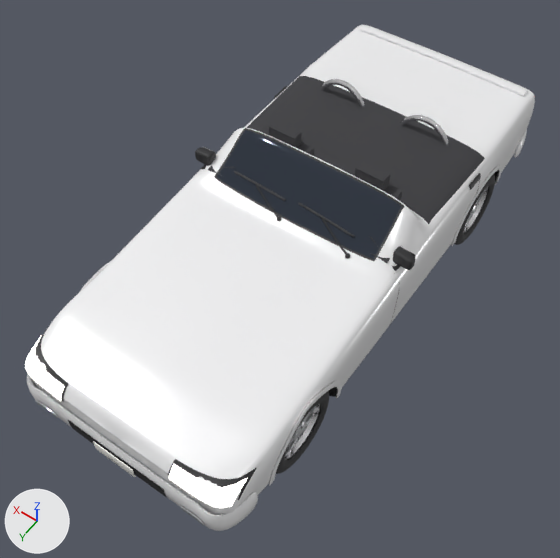
An edit to the glTF model cars/s2000.glb, drawn before and after from the same camera.
Before and after are seen from a 50 mm camera at (-2.05, 3.23, 4.85) aimed at (-0.01, 0.37, 0.36). The axes (+X, +Y, +Z) are drawn at lower left. The lights are the same throughout. The picture after the commit comes second. Vertices at exactly the same position are counted once.

In view in the first picture: 'Body', 'Wheel_FL', 'Wheel_RL'.
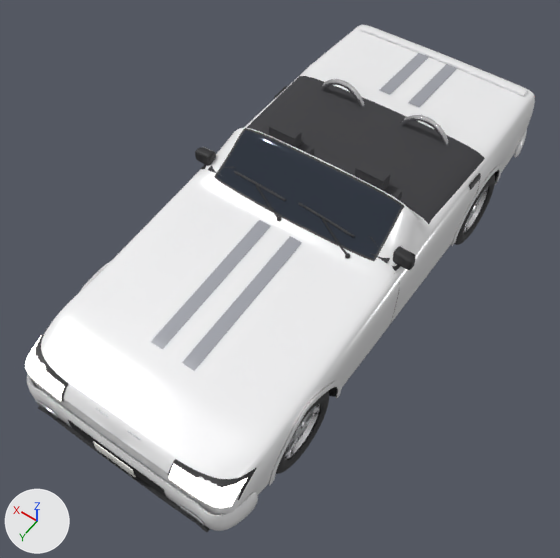
Location of each change, (x1, y1, x2, y2) in pixels of the pictures (560 x 558 px):
'Body', reshaped
    before: (25, 25, 535, 531)
    after: (25, 25, 535, 532)
part 1 of me_shell_001, built on
    after: (38, 220, 302, 532)
part 2 of me_shell_001, added
    after: (380, 53, 457, 107)

The change, as a list of edits to the scene's bpy script:
```text
Add mat_decal_595b66:
    mat_decal_595b66 = principled_material('Decal_595b66')
    mat_decal_595b66.base_color = (0.35, 0.36, 0.4)  # grey #a0a2aa
    mat_decal_595b66.roughness = 0.35
Change me_shell_001:
    used by ob_body; location = (0.0, 0.0, 0.0)
    remove me_shell_001.from_pydata(...)  # 35614 vertices, 69856 faces; spans x -0.9..0.91, y -2.12..2.13, z 0.21..1.19
    add me_shell_001.from_pydata(...)  # 36246 vertices, 70664 faces; spans x -0.9..0.91, y -2.12..2.13, z 0.21..1.19
    me_shell_001 part 1: 2 vertices moved within x 0.52, y 2.11, z 0.32; 204 vertices added at x -0.72..0.72, y 0.35..2.12, z 0.23..0.87
    me_shell_001 part 2: 136 vertices added at x -0.18..0.18, y -1.93..-1.23, z 0.93..0.96
    other edits to the shape of me_shell_001 do not show in these pictures
    add me_shell_001.materials.append(mat_decal_595b66)  # grey #a0a2aa
```
